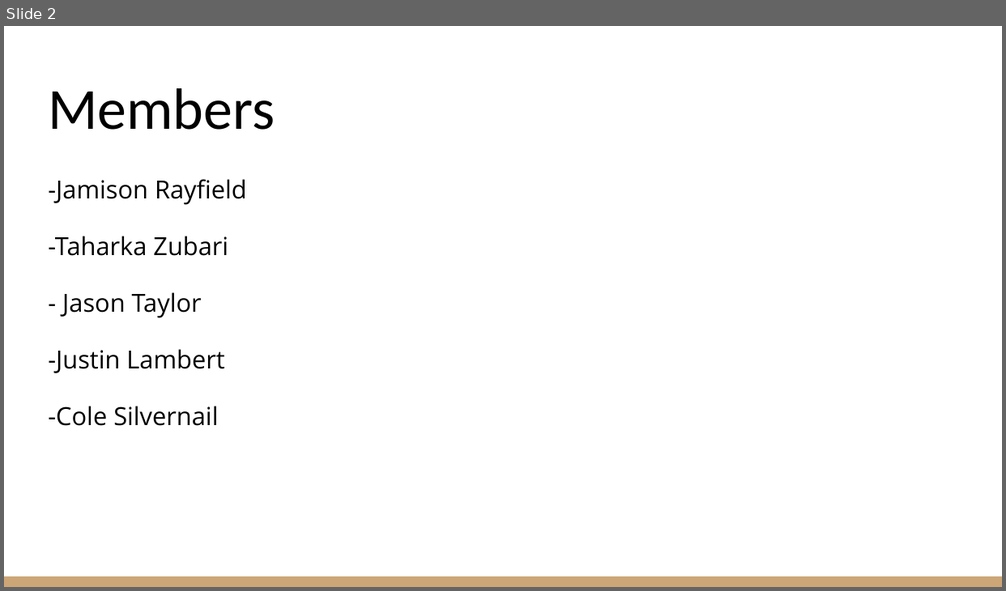
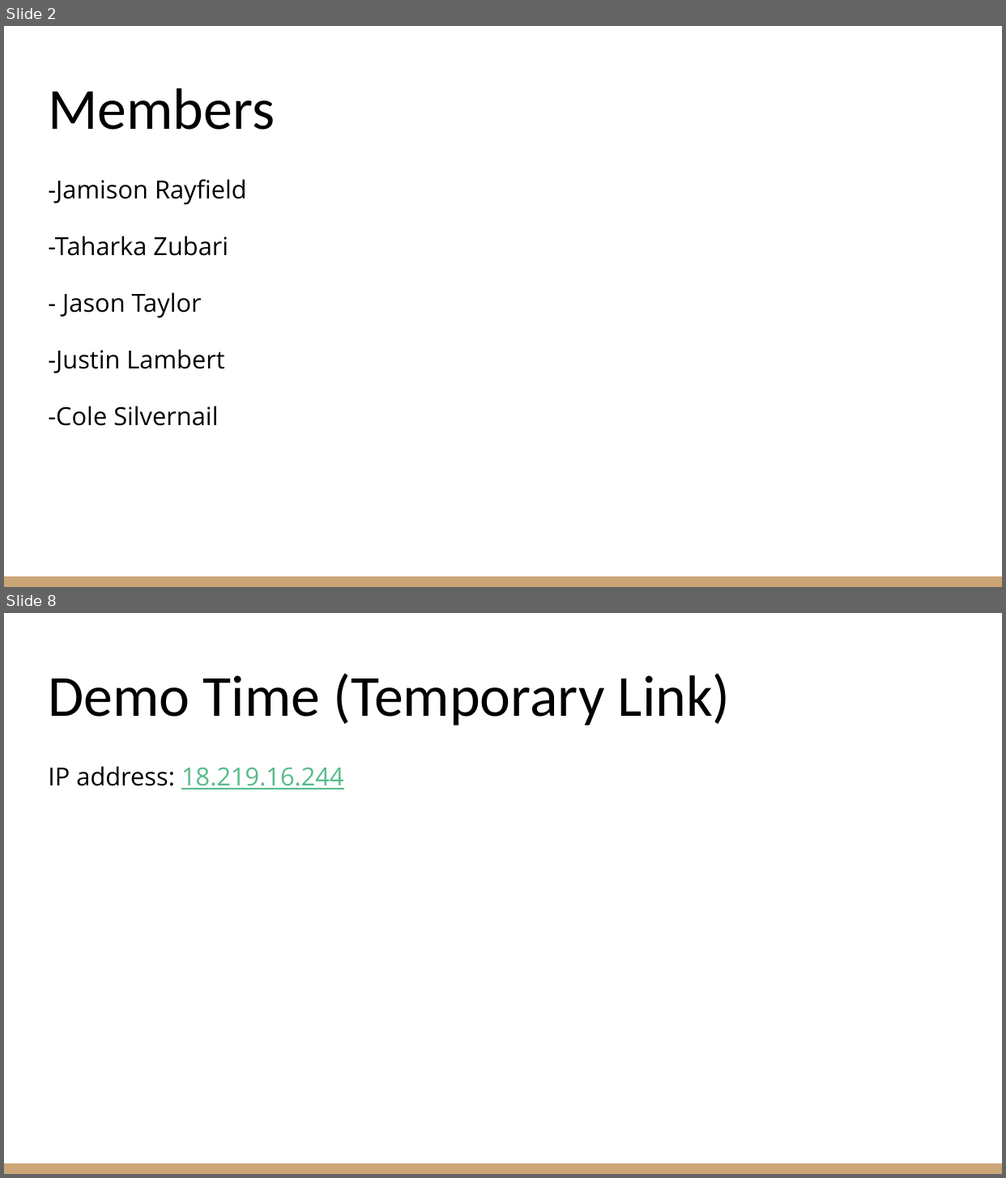
Before and after one commit to jlambert23/COP4331, a slide deck: Contact manager (Small project COP4331) (1).pptx. Shown one above the other, each under a label of ours: slide 2 before the commit, slides 2 and 8 after it; the slides between them are not shown. The pictures are 1006x591 and 1006x1178 pixels, drawn with LibreOffice and Linux fonts; fonts in the diff are those of the drawing. Boxes give left, top, right and bottom in pixels: in the first picture for what was removed or moved away, otherwise in the second. Text is boxed around its words. In the diff, an @@ line names an element or a change of style, - is before the commit and + after.

```diff
--- a/Contact manager (Small project COP4331) (1).pptx
+++ b/Contact manager (Small project COP4331) (1).pptx
@@ slide 8 added at (4, 613, 1002, 1174), background #FFFFFF; not listed: 1 template element that a slide beside it also shows @@
@@ title added at (48, 673, 731, 726), 42 pt, text #000000 @@
+Demo Time (Temporary Link)
@@ text added at (48, 766, 343, 790), 18 pt, text #57BB8A, underline @@
+IP address: 18.219.16.244
```
Also in this commit, not shown: 4 slides changed, 2 other slides added, 1 slide removed.
